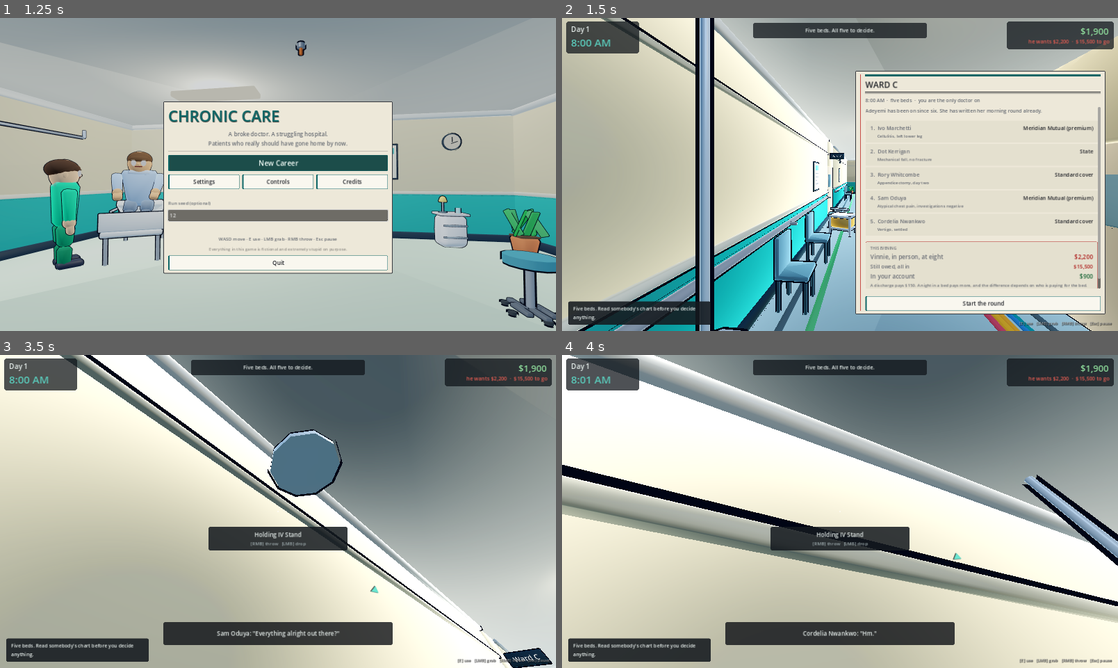
Above: before the commit, frames 1-4 (two rows, left to right).
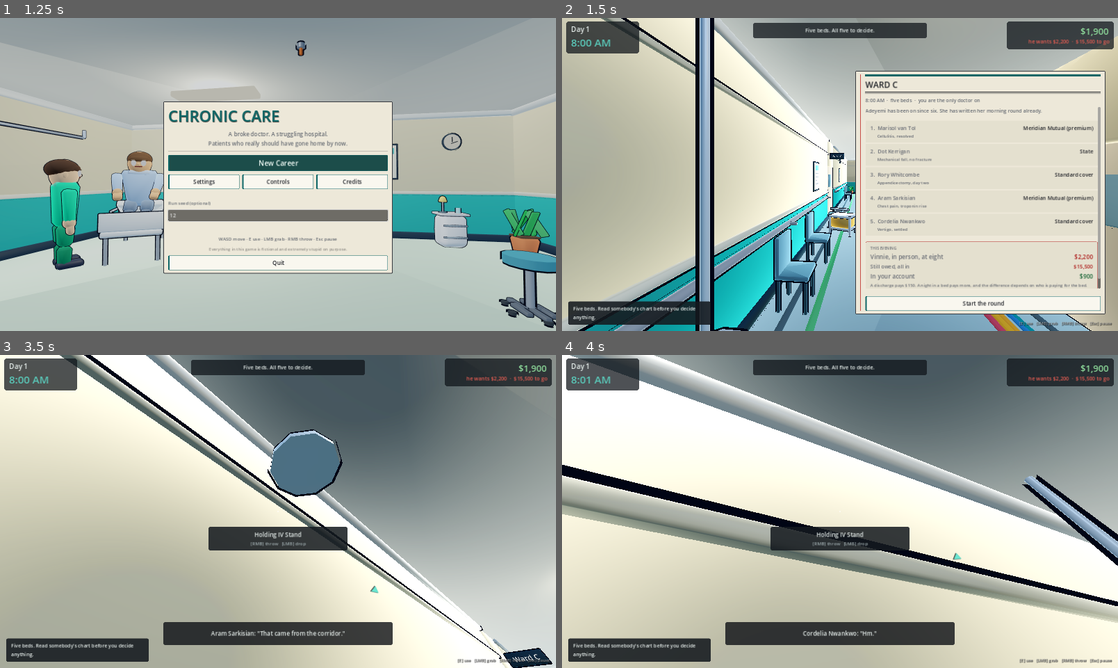
Above: after the commit, the same moments.

Repository: masonobegi/crypts-of-chaos
Game: Godot game, scene res://scenes/Boot.tscn
The game is run twice, just before and just after one commit, with the same random seed, the same clock (stepped at 60 frames per second) and the same inputs.
Inputs (mouse positions are in pixels of both pictures, inside the frame that each line leads up to):
- Up to frame 1 (1.25 s): click (278, 215) at 0.52 s; type "12" at 0.6 s
- Up to frame 2 (1.5 s): click "New Career" at 1.25 s
- Up to frame 3 (3.5 s): click "Start the round" at 2 s; tap Enter at 2.75 s; move the mouse to (305, 511) at 2.77 s; hold W (move_forward) from 2.78 s (still down); hold Ctrl (crouch) from 2.78 s (still down); click (305, 511) at 2.92 s; tap Space (jump) at 3.02 s
- Up to frame 4 (4 s): keep holding W (move_forward); move the mouse to (812, 511) at 3.52 s; release Ctrl (crouch) at 3.53 s; click (812, 511) at 3.6 s; tap Space (jump) at 3.77 s

Frame 1 is identical in both runs. In frame 2, 0.2% of the frame differs, in the area x 56-73%, y 34-61%; in frame 3, 0.2%, in the area x 37-62%, y 88-91%; in frame 4, nothing differs.

Commit message:
The ill bed moves between careers now
Drawing each slot independently was not enough. Every candidate for a slot has
to be interchangeable — same tier, same truth — or a draw could deal a ward with
nothing wrong on it. But that made the ILL bed a property of the WARD rather
than of the draw: bed one held the genuinely ill patient on three of the four
wards and bed four on three, in every career that will ever be played. A second
career still had you reading five charts to find something you already knew,
which is most of the way back to the problem the drawn cast exists to fix.

So two beds on each ward are PAIRED, and the pair is one coin flip rather than
two draws: whichever end comes up ill, the other comes up well. The ward keeps
exactly the number of ill people it was balanced with, both candidates for a
slot still share a tier so the money is identical either way, and which bed you
have to find moves. Eight new people to make the pairs work — one well and one
ill on each paired slot, at matching tiers. Measured over 400 seeds a ward, it
lands within 4% of even on all four.

The probes had to learn the same thing. They enumerated draws by forcing a
candidate index per slot, which walks the cartesian product — and half of that
product is now unreachable, including boards with NOBODY ill on them, which no
honest play can survive because there is nothing to hold. The draw check
reported 32 failures against wards the game cannot produce. `enumerate_draws`
lives next to the draw and produces exactly what a career can: 52 reachable
deals, all playable, 1,896 distinct careers over 2,000 seeds.

And the playtest was quietly measuring the wrong game. Criterion 6 calls
start_new_career(31337), which leaves 31337 in GameState, so every scenario
after it played a randomly drawn ward while asserting things about named
patients: divergence fell 84% to 48% and lies stopped compounding. That reads as
a design regression and is a harness leak — the same one test_ward.gd::setup
already carries a line for. Seed 0 is the authored ward and all 31 scenarios
were written against it.

Co-Authored-By: Claude Opus 5 <noreply@anthropic.com>
Claude-Session: https://claude.ai/code/session_012v14cF2GepYx5imtAqBXn5

Diff:
--- a/scripts/systems/cases.gd
+++ b/scripts/systems/cases.gd
@@ -310,6 +310,55 @@
 		"readmit_hold": "Fine. But write down why, properly, this time.",
 		"readmit_discharge": "Again. Right. I'll be keeping my own notes.",
 		"readmit_exam": "Symptom free by the time you get to her, and unimpressed.",
+	},
+	## ---- THE PAIR. Bed one and bed four swap which of them is genuinely ill,
+	## so the bed you have to find is not the same bed every career. Both are
+	## premium, so the money on the ward is identical either way.
+	{
+		"id": "vantol", "name": "Marisol van Tol", "age": 39, "bed": 1,
+		"condition": "Cellulitis, resolved",
+		"tier": Tier.PREMIUM,
+		"truly_well": true,
+		"suggestible": 0.35,
+		"recall": 0.9,
+		"summary": "Margins receded well inside the line. Apyrexial. Oral switch done.",
+		"opening": "It's gone down. Look — it's gone right down, hasn't it.",
+		"later": "I've been walking on it all morning and it's fine.",
+		"evening": "My husband's outside. He's been outside since four.",
+		"pressed": "You keep coming back to the leg. Is it the leg?",
+		"on_your_note": "What have you put? I'd like to know what you've put.",
+		"on_hold": "Another night? For a leg that's better?",
+		"on_discharge": "Thank you. Right. I'll get my shoes.",
+		"exam_well": "The leg is cool, the margin is well inside the pen line, and she is right about all of it.",
+		"note": "Premium cover, and completely better. She knows it and she can prove it.",
+		"readmit_summary": "Back at 23:20 with the margin above the line again.",
+		"readmit_opening": "It came back up the leg. In one evening.",
+		"readmit_hold": "Yes. Fine. I'm not going to argue.",
+		"readmit_discharge": "You cannot be serious. Look at it.",
+		"readmit_exam": "Hot, spreading, and nothing like the leg she showed you this morning.",
+	},
+	{
+		"id": "sarkisian", "name": "Aram Sarkisian", "age": 62, "bed": 4,
+		"condition": "Chest pain, troponin rise",
+		"tier": Tier.PREMIUM,
+		"truly_well": false,
+		"suggestible": 0.15,
+		"recall": 0.9,
+		"summary": "Second troponin up on the first. ECG unchanged. Cardiology aware.",
+		"opening": "They said the second blood test was worse. Is that right?",
+		"later": "It's like a band. It's been like a band since Tuesday.",
+		"evening": "It's worse lying flat. I've been sat up since lunchtime.",
+		"pressed": "I'm not making it up. I've never made anything up in my life.",
+		"on_your_note": "Does that say what I told you? Only I want it saying properly.",
+		"on_hold": "Thank you. I didn't fancy the drive, if I'm honest.",
+		"on_discharge": "With the blood test like that? Are you sure?",
+		"exam_unwell": "Grey, clammy, and the pain comes back while you are standing there. The second troponin was not a laboratory error.",
+		"note": "Premium cover and a genuine rise. The one bed on this ward that is not a decision.",
+		"readmit_summary": "Arrested in the car park at 21:05. ROSC after two minutes.",
+		"readmit_opening": "I got as far as the barrier.",
+		"readmit_hold": "Aye. I'll stop where I'm put.",
+		"readmit_discharge": "No. No, not again.",
+		"readmit_exam": "Far worse, and on a monitor this time.",
 	},
 ]
 
@@ -564,6 +613,53 @@
 		"readmit_discharge": "As you wish. I shall add it to the others.",
 		"readmit_exam": "Nothing to find, and a man writing down that you found nothing.",
 	},
+	## ---- THE PAIR, both premium.
+	{
+		"id": "renshaw", "name": "Gordon Renshaw", "age": 58, "bed": 4,
+		"condition": "Back pain, imaging clear",
+		"tier": Tier.PREMIUM,
+		"truly_well": true,
+		"suggestible": 0.4,
+		"recall": 0.85,
+		"summary": "MRI reported normal. Mobilising. Analgesia stepped down twice.",
+		"opening": "The scan's clear. They told me last night the scan's clear.",
+		"later": "I've been up and down that corridor to prove a point.",
+		"evening": "So what is it that's keeping me here, exactly?",
+		"pressed": "I'd rather you asked me straight than went round the houses.",
+		"on_your_note": "That's a strong word for what I said.",
+		"on_hold": "On the basis of what? The scan's clear.",
+		"on_discharge": "Good. Sensible. Thank you.",
+		"exam_well": "Full range, no deficit, and he demonstrates it twice without being asked.",
+		"note": "Premium cover, normal imaging, and articulate about both.",
+		"readmit_summary": "Represented 22:40 unable to weight-bear. Imaging clear again.",
+		"readmit_opening": "It went on the stairs at home. Same stairs.",
+		"readmit_hold": "Fine. But somebody explain it to me this time.",
+		"readmit_discharge": "Twice. I have been sent home twice.",
+		"readmit_exam": "In real pain and still with nothing on the scan.",
+	},
+	{
+		"id": "ibarra", "name": "Celia Ibarra", "age": 71, "bed": 5,
+		"condition": "Pulmonary embolism, anticoagulated",
+		"tier": Tier.PREMIUM,
+		"truly_well": false,
+		"suggestible": 0.2,
+		"recall": 0.75,
+		"summary": "CTPA positive. On treatment dose. Still desaturating on exertion.",
+		"opening": "I can talk to you sat down. It's the walking.",
+		"later": "I got to the door of the bay and had to sit on the chair.",
+		"evening": "They keep saying the numbers are fine. I'm telling you about the walking.",
+		"pressed": "I've said. It's when I move. Sitting here I'm perfectly all right.",
+		"on_your_note": "Have you put about the walking? That's the whole of it.",
+		"on_hold": "Thank you. I'd have been frightened at home tonight.",
+		"on_discharge": "Right. Well. I'll take it slowly.",
+		"exam_unwell": "Fine at rest and drops eight points walking four metres. The numbers on the chart were all taken sitting down.",
+		"note": "Confirmed PE, still desaturating on exertion. Every observation on her chart was taken at rest.",
+		"readmit_summary": "Collapsed at home at 02:30. Brought in by ambulance.",
+		"readmit_opening": "I only went to the kitchen.",
+		"readmit_hold": "Yes please. Yes.",
+		"readmit_discharge": "Please don't. Please.",
+		"readmit_exam": "Worse at rest now, which she was not this morning.",
+	},
 ]
 
 
@@ -783,6 +879,53 @@
 		"readmit_hold": "Fine.",
 		"readmit_discharge": "Yeah. Course.",
 		"readmit_exam": "Awake, flat, and answering in single words.",
+	},
+	## ---- THE PAIR, both standard.
+	{
+		"id": "achterberg", "name": "Pieter Achterberg", "age": 68, "bed": 4,
+		"condition": "Chest infection, resolved",
+		"tier": Tier.STANDARD,
+		"truly_well": true,
+		"suggestible": 0.3,
+		"recall": 0.8,
+		"summary": "Apyrexial 48 hours. CRP normal. Eating and walking the corridor.",
+		"opening": "I've had the last of the tablets. That's me finished, isn't it.",
+		"later": "I've done the corridor four times. The nurse counted.",
+		"evening": "My neighbour's got the key. She's expecting me.",
+		"pressed": "There's nothing to tell. I got better. People do.",
+		"on_your_note": "That doesn't sound like me at all, that.",
+		"on_hold": "What for? I've finished the course.",
+		"on_discharge": "Grand. I'll ring her from the front.",
+		"exam_well": "Chest clear, apyrexial, and he walks the bay to prove it without being asked.",
+		"note": "Finished the course and better. Nothing hidden anywhere.",
+		"readmit_summary": "Back at 04:15 with a temperature of 39.1.",
+		"readmit_opening": "It came back in the night. It came back all at once.",
+		"readmit_hold": "Aye. I'll stop.",
+		"readmit_discharge": "With this? You're having me on.",
+		"readmit_exam": "Febrile and crackly, and nothing like the man who walked the corridor.",
+	},
+	{
+		"id": "ollerenshaw", "name": "Nita Ollerenshaw", "age": 57, "bed": 1,
+		"condition": "Diverticulitis, not settling",
+		"tier": Tier.STANDARD,
+		"truly_well": false,
+		"suggestible": 0.25,
+		"recall": 0.85,
+		"summary": "Still tender. CRP up on yesterday. Not tolerating diet.",
+		"opening": "I tried the soup at lunch and I couldn't finish it.",
+		"later": "It's the left side. It's been the left side all week.",
+		"evening": "I've said to three people now and it's still there.",
+		"pressed": "I'm not exaggerating it. If anything I've played it down.",
+		"on_your_note": "Have you written that it's worse? Because it is worse.",
+		"on_hold": "Thank you. I didn't want to be a nuisance about it.",
+		"on_discharge": "Oh. Right. If you think so.",
+		"exam_unwell": "Guarding in the left iliac fossa and she cannot let you press. Her CRP went the wrong way overnight.",
+		"note": "Genuinely not settling, and quiet about it, which is why nobody has noticed.",
+		"readmit_summary": "Returned 23:55 with a perforation. Straight to theatre.",
+		"readmit_opening": "It went, about nine. I knew as soon as it went.",
+		"readmit_hold": "Yes. Whatever you need to do.",
+		"readmit_discharge": "No. Please. Something's happened.",
+		"readmit_exam": "Rigid, and this is now a surgical abdomen.",
 	},
 ]
 
@@ -1048,6 +1191,54 @@
 		"readmit_discharge": "Fine. Two nights of my life for a faint.",
 		"readmit_exam": "Normal again, in every position you can put her in.",
 	},
+	## ---- THE PAIR, both standard. On this ward the pair also decides WHICH of
+	## the night registrar's two decisions was the wrong one.
+	{
+		"id": "brightwell", "name": "Enid Brightwell", "age": 74, "bed": 1,
+		"condition": "Urinary infection, treated",
+		"tier": Tier.STANDARD,
+		"truly_well": true,
+		"suggestible": 0.45,
+		"recall": 0.6,
+		"summary": "Afebrile. Bloods normalised. Reviewed by Dr Costa 06:40, for discharge.",
+		"opening": "He said this morning I could go. The young doctor.",
+		"later": "I've been sat ready since seven with my bag on the bed.",
+		"evening": "Is somebody coming? Only I've been ready a long while.",
+		"pressed": "I feel quite well. I keep saying so and nobody writes it down.",
+		"on_your_note": "You've put something different to him. Which of you is it?",
+		"on_hold": "Oh. But he said. He said this morning.",
+		"on_discharge": "Lovely. Thank you, doctor. I'll get off.",
+		"exam_well": "Warm, well, steady on her feet, and entirely ready to go. The night registrar was right about her.",
+		"note": "Cleared for home by the night registrar, and he was right. Nothing here.",
+		"readmit_summary": "Returned 22:00 having been unable to get into the house.",
+		"readmit_opening": "The key wasn't where our Julie said it'd be.",
+		"readmit_hold": "That's very kind. I'm sorry to be a nuisance.",
+		"readmit_discharge": "Right. Yes. I'll sit in the foyer, then.",
+		"readmit_exam": "Perfectly well, rather cold, and embarrassed about the whole thing.",
+	},
+	{
+		"id": "castellanos", "name": "Rubén Castellanos", "age": 66, "bed": 3,
+		"condition": "Fall, discharged 05:00",
+		"tier": Tier.STANDARD,
+		"truly_well": false,
+		"suggestible": 0.3,
+		"recall": 0.7,
+		"summary": "Discharged by Dr Costa at 05:00. Transport not arrived. Still on the ward.",
+		"opening": "They've written me down for home but I'm not right.",
+		"later": "My head's not been right since I went over. It's not the leg.",
+		"evening": "I keep losing the thread of things. That's not me.",
+		"pressed": "I've told the nurse twice. It's in here, not the leg.",
+		"on_your_note": "Is that about my head? Somebody's finally put it down.",
+		"on_hold": "Thank God. Thank you.",
+		"on_discharge": "But I've told you. I've told all of you.",
+		"exam_unwell": "Drowsy, slow to answer, and his pupils are not the same size. He was discharged at five this morning.",
+		"note": "Discharged overnight by a colleague and quietly deteriorating. Only an examination finds it.",
+		"readmit_summary": "Blue-lighted back at 21:30 with a subdural. Straight to CT.",
+		"readmit_opening": "I said about my head. I did say.",
+		"readmit_hold": "...Yes.",
+		"readmit_discharge": "No. No, listen to me.",
+		"readmit_exam": "Markedly worse, and now unmistakable to anybody who looks.",
+	},
 ]
 
 const PRIOR_FOUR := [
@@ -1200,6 +1391,22 @@
 	var beds: Array = by_bed.keys()
 	beds.sort()
 	var out: Array = []
+	# WHICH BED IS THE ILL ONE, decided once for the pair.
+	#
+	# Drawing each slot independently was not enough. Every candidate for a slot
+	# has to be interchangeable — same tier, same truth — or a draw could deal a
+	# ward with nothing wrong on it. But that means the ILL bed is a property of
+	# the WARD, not of the draw: bed one was the ill one on three of the four
+	# wards and bed four on three, every career, forever. A second career still
+	# had you reading five charts to find something you already knew, which is
+	# most of the way back to the problem the drawn cast was built to fix.
+	#
+	# So two beds on each ward are PAIRED, and the pair is one coin flip rather
+	# than two draws: whichever of them comes up ill, the other comes up well.
+	# The ward keeps exactly the number of ill people it was balanced with, both
+	# candidates for a slot still share a tier so the money is unchanged, and
+	# which bed you have to find moves between careers.
+	var flip := _pair_flip(day)
 	for i in beds.size():
 		var b = beds[i]
 		var cands: Array = by_bed[b]
@@ -1209,8 +1416,118 @@
 		if cands.size() == 1 or GameState.seed_value == 0:
 			out.append(cands[0])
 			continue
+		var want_ill: int = _paired_want_ill(day, int(b), flip)
+		if want_ill >= 0:
+			# ...and STILL draw among the candidates that match. Taking the first
+			# one meant a paired bed with two well alternates could only ever
+			# deal the first of them, so adding a third person to that slot
+			# bought nothing.
+			var matching: Array = []
+			for c2 in cands:
+				if (not bool(c2.get("truly_well", true))) == (want_ill == 1):
+					matching.append(c2)
+			if not matching.is_empty():
+				var hp: int = _mix(GameState.seed_value, day, int(b) + 41)
+				out.append(matching[hp % matching.size()])
+				continue
 		var h: int = _mix(GameState.seed_value, day, int(b))
 		out.append(cands[h % cands.size()])
+	return out
+
+## THE TWO BEDS THAT SWAP. Per day, [bed, bed]: exactly one of them holds the
+## genuinely ill patient and the other holds a well one. Both beds must offer a
+## candidate of each kind, at the same tier as each other, or the pair is
+## ignored and the slots draw independently — which is what happens on any ward
+## that has not been given the alternates yet.
+const ILL_PAIR_BY_DAY := {1: [1, 4], 2: [4, 5], 3: [4, 1], 4: [1, 3]}
+
+## Which way the coin came down for this career and this ward. Same mixer as the
+## slot draw, on a key that cannot collide with a bed number.
+static func _pair_flip(day: int) -> int:
+	return _mix(GameState.seed_value, day, 97) % 2
+
+## 1 if this bed should hold the ill candidate, 0 if the well one, -1 if this
+## bed is not part of the ward's pair.
+static func _paired_want_ill(day: int, bed: int, flip: int) -> int:
+	var pair = ILL_PAIR_BY_DAY.get((day - 1) % DAYS.size() + 1, null)
+	if pair == null:
+		return -1
+	if bed == int(pair[0]):
+		return 1 if flip == 0 else 0
+	if bed == int(pair[1]):
+		return 0 if flip == 0 else 1
+	return -1
+
+## EVERY WARD THIS DAY CAN ACTUALLY DEAL, as a list of rosters.
+##
+## The probes used to enumerate draws by forcing a candidate index per slot,
+## which walks the CARTESIAN PRODUCT of the slots — and since two beds are
+## paired, half of that product is unreachable: it deals wards with two ill
+## people where the ward is balanced for one, and wards with NOBODY ill at all,
+## which no honest play can survive because there is nothing to hold. The draw
+## check reported 32 failures against boards the game cannot produce.
+##
+## So the enumeration lives here, next to the draw, and produces exactly what a
+## career can produce: the product of the unpaired slots, doubled by the coin
+## flip that decides which end of the pair is the ill one.
+static func enumerate_draws(day: int) -> Array:
+	var pool: Array = DAYS[(day - 1) % DAYS.size()]
+	var by_bed := {}
+	for c in pool:
+		var b := int(c["bed"])
+		if not by_bed.has(b):
+			by_bed[b] = []
+		by_bed[b].append(c)
+	var beds: Array = by_bed.keys()
+	beds.sort()
+	var pair = ILL_PAIR_BY_DAY.get((day - 1) % DAYS.size() + 1, [])
+	var out: Array = [[]]
+	for b in beds:
+		var cands: Array = by_bed[b]
+		var options: Array = cands
+		if Array(pair).has(int(b)):
+			# A paired bed contributes nothing on its own; the flip below picks
+			# both ends together.
+			options = [null]
+		var grown: Array = []
+		for partial in out:
+			for opt in options:
+				var next: Array = partial.duplicate()
+				next.append(opt)
+				grown.append(next)
+		out = grown
+	# ...and now resolve the pair, both ways round.
+	if Array(pair).size() == 2:
+		var doubled: Array = []
+		for partial in out:
+			for flip in [0, 1]:
+				var row: Array = []
+				for i in beds.size():
+					var b2 := int(beds[i])
+					if not Array(pair).has(b2):
+						row.append(partial[i])
+						continue
+					var want_ill: bool = (b2 == int(pair[0])) == (flip == 0)
+					var matching2: Array = []
+					for c3 in by_bed[b2]:
+						if bool(c3.get("truly_well", true)) != want_ill:
+							matching2.append(c3)
+					row.append(matching2)
+				# A paired bed contributed a list of matching candidates, so
+				# expand those into separate rosters the way the unpaired slots
+				# were expanded above.
+				var expanded: Array = [[]]
+				for cell in row:
+					var opts: Array = cell if cell is Array else [cell]
+					var grow: Array = []
+					for partial2 in expanded:
+						for o in opts:
+							var nx: Array = partial2.duplicate()
+							nx.append(o)
+							grow.append(nx)
+					expanded = grow
+				doubled.append_array(expanded)
+		out = doubled
 	return out
 
 ## Every authored person on a ward, drawn or not. The data check walks this;
--- a/tests/playtest_impl.gd
+++ b/tests/playtest_impl.gd
@@ -14,6 +14,15 @@
 ## each time somebody else fell behind. The frontier tables in three successive
 ## audits were measured against a debt that depended on the order of the list.
 func _clean_slate() -> void:
+	# THE CANONICAL WARD, IN EVERY SCENARIO. A ward is a draw from a pool now,
+	# and the draw is a pure function of the career seed — so criterion 6's
+	# `start_new_career(31337)` left 31337 in GameState and every scenario after
+	# it played a RANDOMLY DRAWN ward while asserting things about named
+	# patients. Divergence fell from 84% to 48% and lies stopped compounding,
+	# which reads as a design regression and is a harness leak. Seed 0 is the
+	# authored five, and it is what all 31 scenarios were written against.
+	# (`test_ward.gd::setup` carries the same line for the same reason.)
+	GameState.seed_value = 0
 	GameState.set_flag("remembered_beds", PackedStringArray())
 	GameState.reset_debt()
 	DoctorRecord.wipe()
--- a/tests/probe/data_impl.gd
+++ b/tests/probe/data_impl.gd
@@ -71,14 +71,42 @@
 			var cands: Array = beds[b]
 			var t0: int = int(cands[0]["tier"])
 			var w0: bool = bool(cands[0].get("truly_well", true))
+			# TIER IS ALWAYS SHARED — that is what keeps the night worth the same
+			# money whoever is in the bed. TRUTH is shared too, EXCEPT on the two
+			# beds a ward declares as its pair: those two swap which of them is
+			# ill, decided by one coin flip for the pair, so each of them must
+			# offer both a well and an ill candidate. Bed one was the ill one on
+			# three of the four wards and bed four on three, every career; a
+			# second career still had you reading five charts to find something
+			# you already knew.
+			var pair = Cases.ILL_PAIR_BY_DAY.get(day + 1, [])
+			var is_paired: bool = Array(pair).has(int(b))
 			for alt in cands:
 				if int(alt["tier"]) != t0:
 					_fail("ward %d slot %d: %s is a different tier from %s"
 						% [day + 1, int(b), String(alt["id"]), String(cands[0]["id"])])
-				if bool(alt.get("truly_well", true)) != w0:
+				if not is_paired and bool(alt.get("truly_well", true)) != w0:
 					_fail("ward %d slot %d: %s is not as ill as %s"
 						% [day + 1, int(b), String(alt["id"]), String(cands[0]["id"])])
-			if not w0:
+			if is_paired:
+				# A paired bed has to be able to go either way, or the flip has
+				# nothing to choose between and the pair silently does nothing.
+				var has_ill := false
+				var has_well := false
+				for alt in cands:
+					if bool(alt.get("truly_well", true)):
+						has_well = true
+					else:
+						has_ill = true
+				if not (has_ill and has_well):
+					_fail("ward %d slot %d is paired but cannot go both ways"
+						% [day + 1, int(b)])
+				# Exactly one of the pair is ill on any draw, so the ward's count
+				# of genuinely ill people is unchanged by the flip. Counted once,
+				# on the lower-numbered bed of the pair.
+				if int(b) == mini(int(pair[0]), int(pair[1])):
+					unwell += 1
+			elif not w0:
 				unwell += 1
 			if t0 == Cases.Tier.PREMIUM:
 				premium += 1
--- a/tests/probe/draws_impl.gd
+++ b/tests/probe/draws_impl.gd
@@ -91,21 +91,35 @@
 	return {"verdict": String(o["verdict"]), "paid": int(res["paid"]),
 		"indef": int(o["indefensible"]), "who": names, "kept": keep.size()}
 
+## Turn a roster back into per-slot candidate indices, which is what
+## `Cases.forced_picks` speaks.
+func _picks_for(day: int, deal: Array) -> Array:
+	var by_bed := {}
+	for c in Cases.pool_for(day):
+		var b := int(c["bed"])
+		if not by_bed.has(b):
+			by_bed[b] = []
+		by_bed[b].append(String(c["id"]))
+	var beds: Array = by_bed.keys()
+	beds.sort()
+	var picks: Array = []
+	for i in beds.size():
+		picks.append(int(Array(by_bed[beds[i]]).find(String(deal[i]["id"]))))
+	return picks
+
 func run() -> void:
 	print("\n=== EVERY DEAL, PLAYED HONESTLY ===")
 	for day in range(1, Cases.DAYS.size() + 1):
-		var sizes: Array = Cases.slot_sizes(day)
-		var total := 1
-		for n in sizes:
-			total *= int(n)
+		# EVERY WARD THIS DAY CAN DEAL, not every product of its slots. Two beds
+		# on each ward are paired — exactly one of them is ill — so half the
+		# cartesian product is a board the game cannot produce, including boards
+		# with nobody ill on them at all, which no honest play can survive.
+		var deals: Array = Cases.enumerate_draws(day)
+		var total := deals.size()
 		var worst := ""
 		var lowest := 999999
-		for combo in total:
-			var picks: Array = []
-			var rest := combo
-			for n in sizes:
-				picks.append(rest % int(n))
-				rest /= int(n)
+		for deal in deals:
+			var picks: Array = _picks_for(day, deal)
 			var r := _play(day, picks)
 			played += 1
 			if String(r["verdict"]) == ReviewSystem.OUTCOME_ESCALATED:
@@ -157,9 +171,7 @@
 		careers[key] = true
 	GameState.seed_value = was
 	for d in range(1, Cases.DAYS.size() + 1):
-		var possible := 1
-		for n in Cases.slot_sizes(d):
-			possible *= int(n)
+		var possible: int = Cases.enumerate_draws(d).size()
 		var got: int = Dictionary(per_ward[d]).size()
 		if got < possible:
 			_fail("ward %d deals only %d of its %d possible wards in 2000 seeds"
